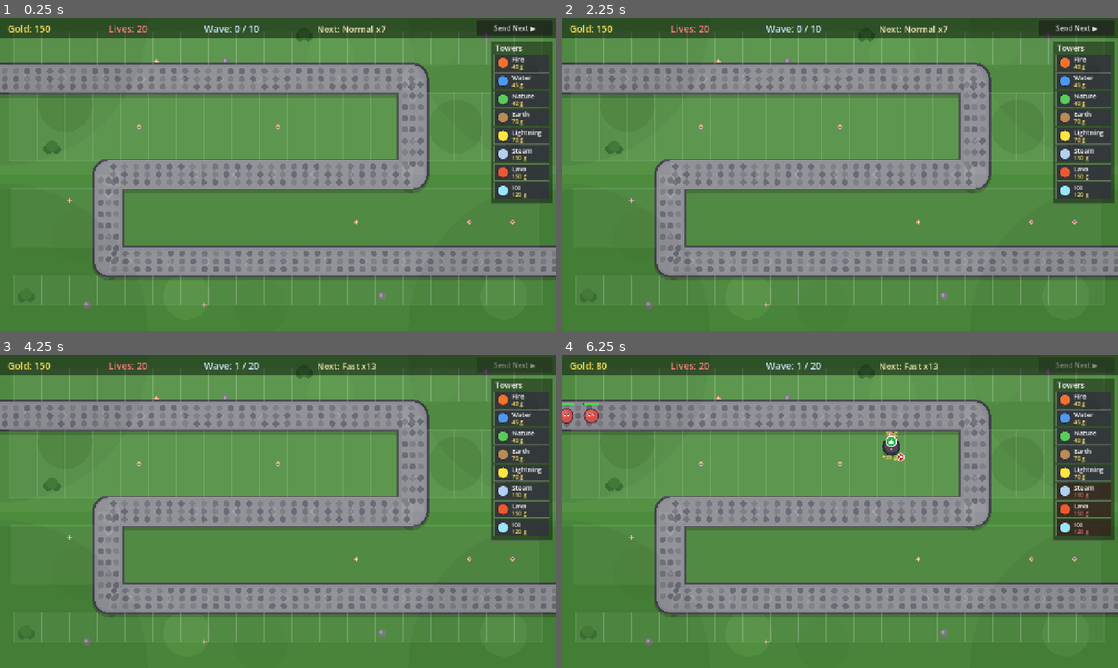
Above: before the commit, frames 1-4 (two rows, left to right).
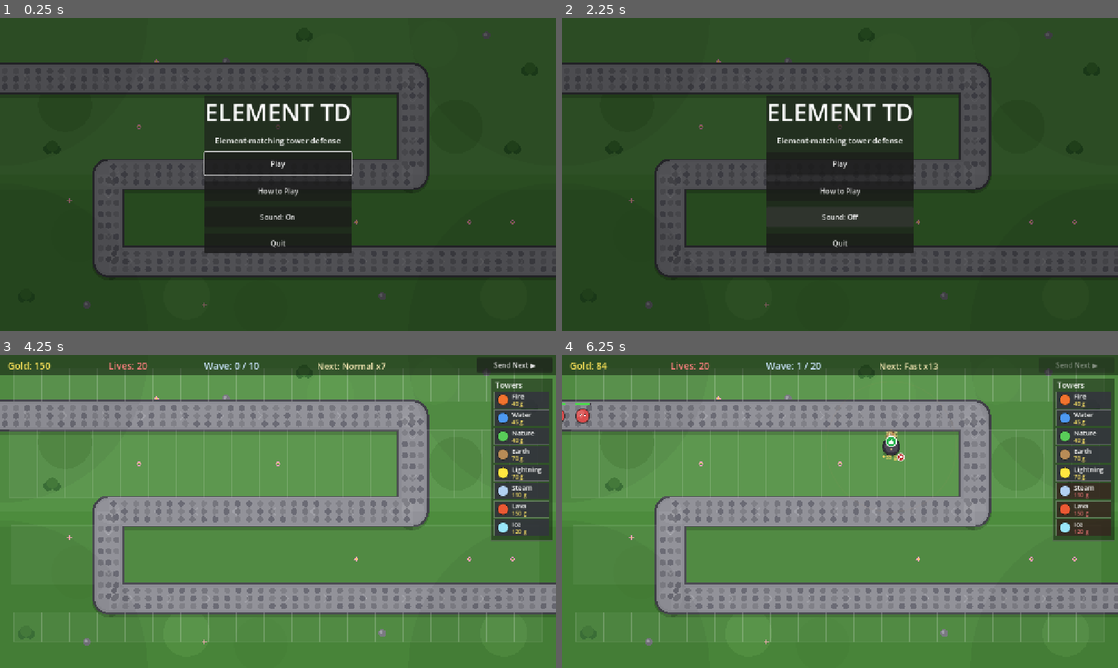
Above: after the commit, the same moments.

Repository: acansahin/godot-tower-defense-
Game: Godot game, scene res://scenes/Menu.tscn
Same seed, same stepped clock (60 frames per second), same inputs: the game is played once before the commit and once after it. Before the commit the project starts from res://scenes/Main.tscn.
Inputs (mouse positions are in pixels of both pictures, inside the frame that each line leads up to):
- Up to frame 1 (0.25 s): no input
- Up to frame 2 (2.25 s): click (840, 190) at 0.5 s, where only the run after the commit has a clickable "How to Play"; click (840, 240) at 1.25 s, where only the run after the commit has a clickable "Back"; click (840, 218) at 2 s, where only the run after the commit has a clickable "Sound: On"
- Up to frame 3 (4.25 s): click (278, 555) at 2.75 s, where only the run after the commit has a clickable "Sound: Off"; click (278, 502) at 3.5 s, where only the run after the commit has a clickable "Play"
- Up to frame 4 (6.25 s): click (1079, 364) at 4.25 s, where only the run after the commit has a clickable "Send Next ▶"; tap Enter at 5 s; drag from (1084, 458) to (895, 442) at 5.02 s; drag from (728, 527) to (812, 574) at 5.77 s

The runs differ from the first frame. In frame 1, 91% of the frame differs, in the area x 0-100%, y 1-100%; in frame 2, 91%; in frame 3, 0.2%; in frame 4, 0.3%.

Commit message:
Add main menu title screen
Menu.tscn is now the main scene: the level art (map.gd, reused as-is) as
a backdrop under a panel with Play, How to Play, a Sound toggle and Quit
(hidden on Web). Play swaps in Main.tscn, which already resets state in
its _ready(). The end screen gains a Main Menu button; both it and
Restart clear get_tree().paused first, since show_result() sets it and it
would otherwise survive the scene change and freeze the next screen.

Adds Audio.is_muted() so the Sound button stays in sync with the M key.
Starting on a menu also means the Play click is the user gesture browsers
require before audio may play, so the web build is no longer silent at
first.

Co-Authored-By: Claude Opus 4.8 <noreply@anthropic.com>

Diff:
--- a/godottowerdefense/project.godot
+++ b/godottowerdefense/project.godot
@@ -16,7 +16,7 @@
 
 config/name="Element TD Prototype"
 config/description="A tiny Warcraft III Element TD inspired tower defense prototype."
-run/main_scene="res://scenes/Main.tscn"
+run/main_scene="res://scenes/Menu.tscn"
 config/features=PackedStringArray("4.7", "GL Compatibility")
 config/icon="res://icon.svg"
 
--- a/godottowerdefense/scenes/EndScreen.tscn
+++ b/godottowerdefense/scenes/EndScreen.tscn
@@ -43,3 +43,8 @@
 custom_minimum_size = Vector2(180, 46)
 layout_mode = 2
 text = "Restart"
+
+[node name="MenuButton" type="Button" parent="Center/Panel/VBox"]
+custom_minimum_size = Vector2(180, 46)
+layout_mode = 2
+text = "Main Menu"
--- /dev/null
+++ b/godottowerdefense/scenes/Menu.tscn
@@ -0,0 +1,105 @@
+[gd_scene load_steps=3 format=3]
+
+[ext_resource type="Script" path="res://scripts/menu.gd" id="1"]
+[ext_resource type="Script" path="res://scripts/map.gd" id="2"]
+
+[node name="Menu" type="Node2D"]
+script = ExtResource("1")
+
+[node name="Map" type="Node2D" parent="."]
+script = ExtResource("2")
+
+[node name="UI" type="CanvasLayer" parent="."]
+
+[node name="Root" type="Control" parent="UI"]
+process_mode = 3
+layout_mode = 3
+anchor_right = 1.0
+anchor_bottom = 1.0
+
+[node name="Dim" type="ColorRect" parent="UI/Root"]
+layout_mode = 1
+anchor_right = 1.0
+anchor_bottom = 1.0
+color = Color(0, 0, 0, 0.45)
+
+[node name="Center" type="CenterContainer" parent="UI/Root"]
+layout_mode = 1
+anchor_right = 1.0
+anchor_bottom = 1.0
+
+[node name="Panel" type="PanelContainer" parent="UI/Root/Center"]
+layout_mode = 2
+
+[node name="VBox" type="VBoxContainer" parent="UI/Root/Center/Panel"]
+layout_mode = 2
+theme_override_constants/separation = 14
+
+[node name="Title" type="Label" parent="UI/Root/Center/Panel/VBox"]
+layout_mode = 2
+theme_override_font_sizes/font_size = 56
+text = "ELEMENT TD"
+horizontal_alignment = 1
+
+[node name="Subtitle" type="Label" parent="UI/Root/Center/Panel/VBox"]
+layout_mode = 2
+theme_override_font_sizes/font_size = 18
+text = "Element-matching tower defense"
+horizontal_alignment = 1
+
+[node name="PlayButton" type="Button" parent="UI/Root/Center/Panel/VBox"]
+custom_minimum_size = Vector2(220, 52)
+layout_mode = 2
+text = "Play"
+
+[node name="HowButton" type="Button" parent="UI/Root/Center/Panel/VBox"]
+custom_minimum_size = Vector2(220, 46)
+layout_mode = 2
+text = "How to Play"
+
+[node name="SoundButton" type="Button" parent="UI/Root/Center/Panel/VBox"]
+custom_minimum_size = Vector2(220, 46)
+layout_mode = 2
+text = "Sound: On"
+
+[node name="QuitButton" type="Button" parent="UI/Root/Center/Panel/VBox"]
+custom_minimum_size = Vector2(220, 46)
+layout_mode = 2
+text = "Quit"
+
+[node name="HowPanel" type="CenterContainer" parent="UI/Root"]
+visible = false
+layout_mode = 1
+anchor_right = 1.0
+anchor_bottom = 1.0
+
+[node name="Panel" type="PanelContainer" parent="UI/Root/HowPanel"]
+layout_mode = 2
+
+[node name="VBox" type="VBoxContainer" parent="UI/Root/HowPanel/Panel"]
+layout_mode = 2
+theme_override_constants/separation = 12
+
+[node name="Title" type="Label" parent="UI/Root/HowPanel/Panel/VBox"]
+layout_mode = 2
+theme_override_font_sizes/font_size = 32
+text = "How to Play"
+horizontal_alignment = 1
+
+[node name="Body" type="Label" parent="UI/Root/HowPanel/Panel/VBox"]
+layout_mode = 2
+theme_override_font_sizes/font_size = 17
+text = "• Drag a tower from the palette on the right onto a grid cell to build it.
+• Click a tower to upgrade it — the green ▲ appears when you can afford it.
+• Click the small red ✕ on a tower to sell it for half of what you spent.
+• Earth and Lava are ground-only — they cannot hit flyers.
+• Elements: fire → nature → earth → water → fire.
+    You deal ×1.75 to the element you beat, ×0.6 to the one that beats you.
+• Send Next ▶ starts the next wave early for bonus gold.
+• Press M to mute all sound.
+• Survive all 20 waves to win."
+
+[node name="BackButton" type="Button" parent="UI/Root/HowPanel/Panel/VBox"]
+custom_minimum_size = Vector2(180, 46)
+layout_mode = 2
+text = "Back"
--- a/godottowerdefense/scripts/audio.gd
+++ b/godottowerdefense/scripts/audio.gd
@@ -72,6 +72,9 @@
 func set_muted(value: bool) -> void:
 	_muted = value
 	_apply_mute()
+
+func is_muted() -> bool:
+	return _muted
 
 ## Pause/resume the music loop to match the mute state (SFX are gated in play()).
 func _apply_mute() -> void:
--- a/godottowerdefense/scripts/end_screen.gd
+++ b/godottowerdefense/scripts/end_screen.gd
@@ -6,9 +6,11 @@
 @onready var title: Label = $Center/Panel/VBox/Title
 @onready var subtitle: Label = $Center/Panel/VBox/Subtitle
 @onready var restart_button: Button = $Center/Panel/VBox/RestartButton
+@onready var menu_button: Button = $Center/Panel/VBox/MenuButton
 
 func _ready() -> void:
 	restart_button.pressed.connect(_restart)
+	menu_button.pressed.connect(_to_menu)
 	hide()
 
 func show_result(won: bool) -> void:
@@ -27,3 +29,10 @@
 	get_tree().paused = false
 	Game.reset()
 	get_tree().reload_current_scene()
+
+## Back to the title screen. Clearing the pause first is essential — show_result() set it,
+## and it survives the scene change, which would leave the menu frozen.
+func _to_menu() -> void:
+	get_tree().paused = false
+	Game.reset()
+	get_tree().change_scene_to_file("res://scenes/Menu.tscn")
--- /dev/null
+++ b/godottowerdefense/scripts/menu.gd
@@ -0,0 +1,56 @@
+extends Node2D
+## Title screen — this scene is `run/main_scene`, so it is what the game opens on.
+## The backdrop is the very same map.gd used in-game, with a button panel over it.
+## Pressing Play swaps in Main.tscn; that click doubles as the user gesture browsers
+## require before any audio is allowed to start.
+
+const GAME_SCENE := "res://scenes/Main.tscn"
+
+@onready var _center: CenterContainer = $UI/Root/Center
+@onready var _how_panel: CenterContainer = $UI/Root/HowPanel
+@onready var _play_button: Button = $UI/Root/Center/Panel/VBox/PlayButton
+@onready var _how_button: Button = $UI/Root/Center/Panel/VBox/HowButton
+@onready var _sound_button: Button = $UI/Root/Center/Panel/VBox/SoundButton
+@onready var _quit_button: Button = $UI/Root/Center/Panel/VBox/QuitButton
+@onready var _back_button: Button = $UI/Root/HowPanel/Panel/VBox/BackButton
+
+func _ready() -> void:
+	_play_button.pressed.connect(_on_play)
+	_how_button.pressed.connect(_on_how)
+	_sound_button.pressed.connect(_on_sound)
+	_quit_button.pressed.connect(_on_quit)
+	_back_button.pressed.connect(_on_back)
+	if OS.has_feature("web"):
+		_quit_button.hide()   # there is nothing to quit to in a browser tab
+	_how_panel.hide()
+	_refresh_sound_label()
+	_play_button.grab_focus()
+
+func _on_play() -> void:
+	Audio.play("build")
+	# Main's _ready() clears the pause flag and calls Game.reset(), so no setup needed here.
+	get_tree().change_scene_to_file(GAME_SCENE)
+
+func _on_how() -> void:
+	Audio.play("build")
+	_center.hide()
+	_how_panel.show()
+	_back_button.grab_focus()
+
+func _on_back() -> void:
+	Audio.play("denied")
+	_how_panel.hide()
+	_center.show()
+	_play_button.grab_focus()
+
+func _on_sound() -> void:
+	Audio.set_muted(not Audio.is_muted())
+	_refresh_sound_label()
+	Audio.play("build")   # silent when muting, audible when turning sound back on
+
+func _on_quit() -> void:
+	get_tree().quit()
+
+## Keeps the label in step with the M key, which can toggle mute from anywhere.
+func _refresh_sound_label() -> void:
+	_sound_button.text = "Sound: Off" if Audio.is_muted() else "Sound: On"
Not shown, changed: godottowerdefense/README.md
